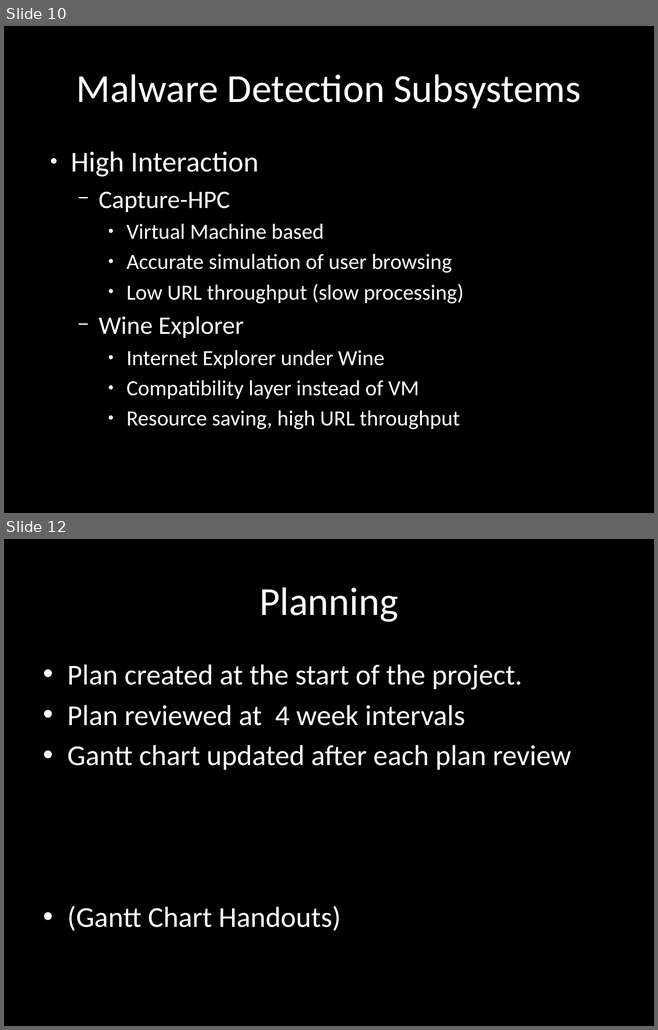
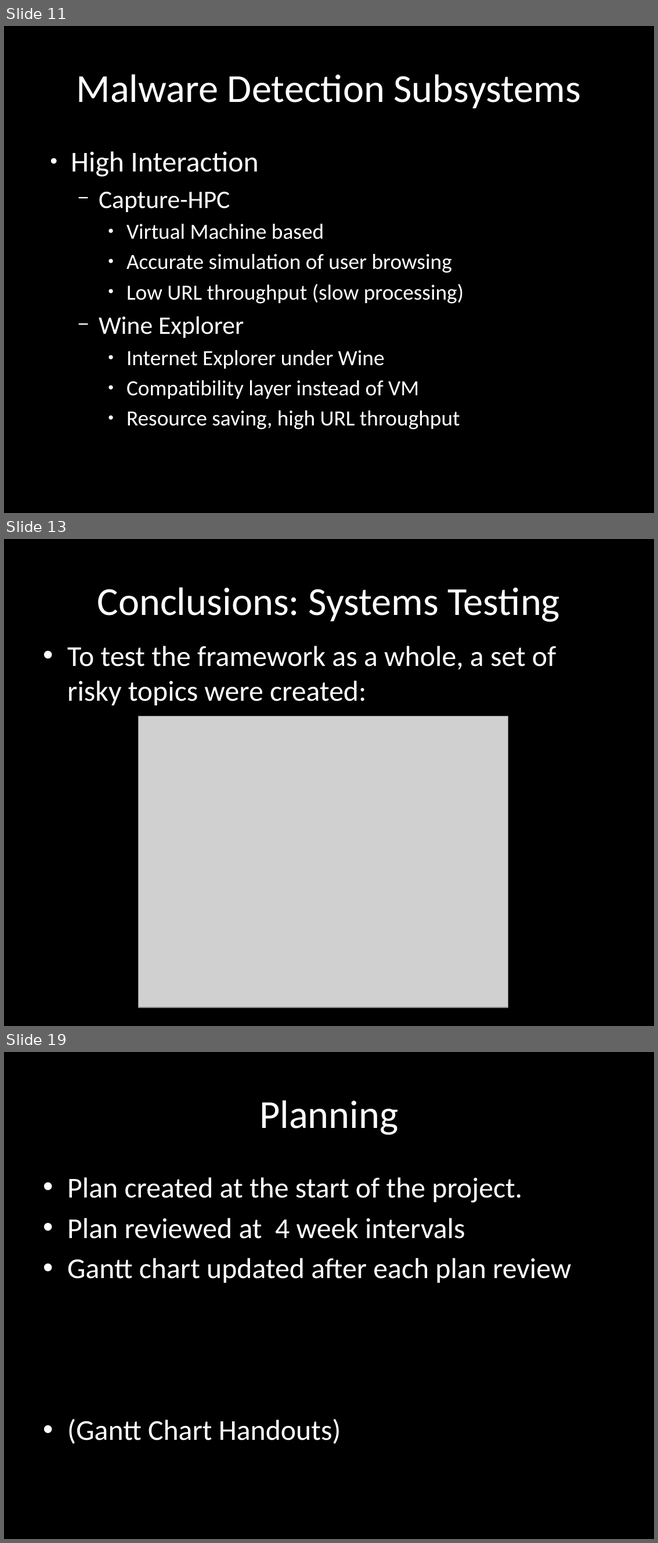
Before and after one commit to chrissorchard/malucrawl, a slide deck: doc/pres3/wk12-progress.pptx. Shown one above the other, each under a label of ours: slides 10 and 12 before the commit, slides 11, 13 and 19 after it; the slides between them are not shown. The pictures are 658x1030 and 658x1543 pixels, drawn with LibreOffice and Linux fonts; fonts in the diff are those of the drawing; grey boxes stand for pictures; background and template pictures are left out. Boxes give left, top, right and bottom in pixels: in the first picture for what was removed or moved away, otherwise in the second. Text is boxed around its words. In the diff, an @@ line names an element or a change of style, - is before the commit and + after.

Commit message:
Added conclusions and demo screenshots

```diff
--- a/doc/pres3/wk12-progress.pptx
+++ b/doc/pres3/wk12-progress.pptx
@@ slide 13 added at box(4, 539, 654, 1026), background picture (left out) @@
@@ title added at box(97, 587, 560, 622), 44 pt, text #FFFFFF @@
+Conclusions: Systems Testing
@@ text added at box(67, 646, 556, 705), 32 pt, text #FFFFFF @@
+• To test the framework as a whole, a set of risky topics were created:
@@ picture added at box(139, 716, 508, 1008) @@
@@ what was slide 10 is now slide 11 @@
@@ what was slide 12 is now slide 19 @@
```
Also in this commit, not shown: 4 slides changed, 6 other slides added, 4 slides removed.
